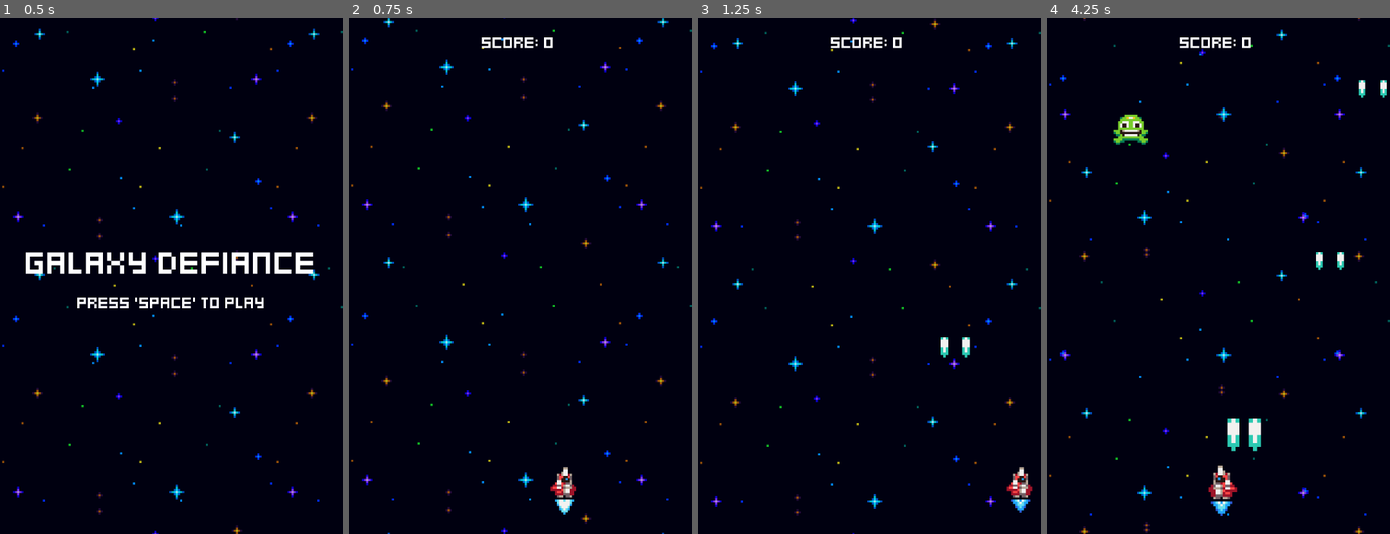
Above: before the commit, frames 1-4 (left to right).
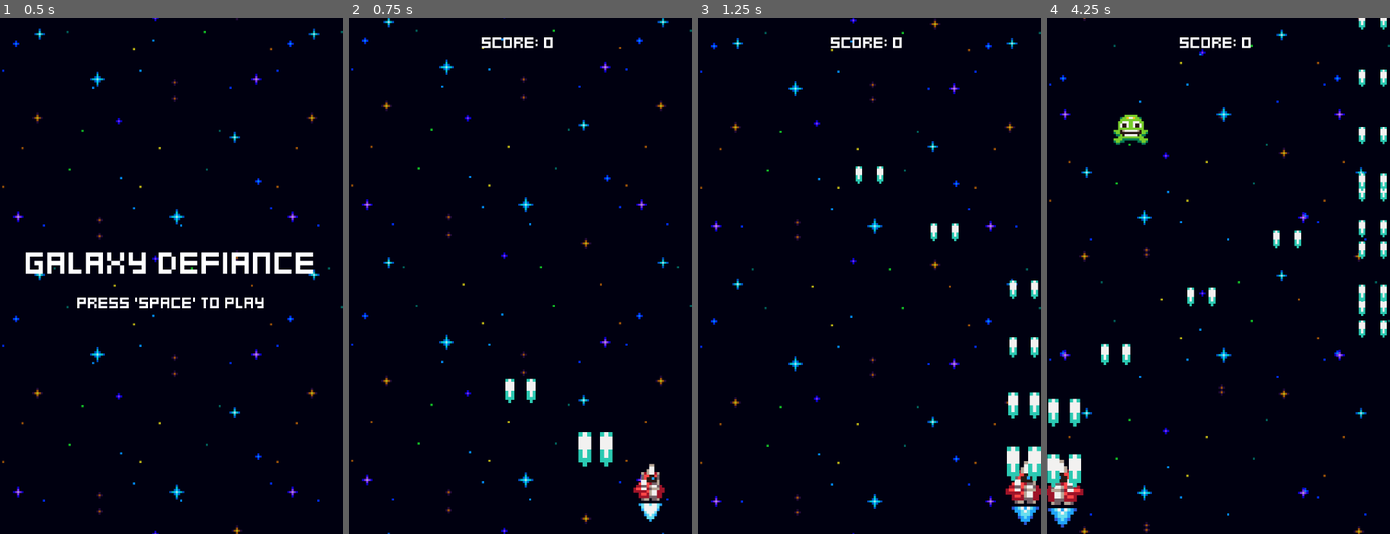
Above: after the commit, the same moments.

Repository: clpanini/ShootEmUps
Game: Godot game, scene res://menus/menu.tscn
The game is run twice, just before and just after one commit, with the same random seed, the same clock (stepped at 60 frames per second) and the same inputs.
Inputs:
- Up to frame 1 (0.5 s): no input
- Up to frame 2 (0.75 s): tap Space at 0.5 s; hold Right (ui_right) from 0.53 s (still down); hold Enter (ui_accept) from 0.53 s (still down)
- Up to frame 3 (1.25 s): keep holding Right (ui_right); keep holding Enter (ui_accept)
- Up to frame 4 (4.25 s): release Right (ui_right) at 1.28 s; release Enter (ui_accept) at 1.28 s; hold Down (ui_down) 1.28-2.03 s; tap Enter (ui_accept) at 1.35, 1.52, 1.82, 2.85, 3.02, 3.32 s; hold Right (ui_right) 2.03-2.78 s; hold Enter (ui_accept) 2.03-2.78 s; hold Up (ui_up) 2.78-3.53 s; hold Left (ui_left) from 3.53 s (still down); hold Enter (ui_accept) from 3.53 s (still down)

Frame 1 is identical in both runs. In frame 2, 1.6% of the frame differs, in the area x 45-93%, y 69-98%; in frame 3, 2.1%; in frame 4, 4.0%, in the area x 0-100%, y 0-99%.

Commit message:
Ship can move around and spawn its own lasers

Diff:
--- a/player_ship/ship.gd
+++ b/player_ship/ship.gd
@@ -1,4 +1,6 @@
 extends Node2D
+
+@export var ship_speed: float = 300.0
 
 @onready var left_gun: Marker2D = $LeftGun
 @onready var right_gun: Marker2D = $RightGun
@@ -9,20 +11,41 @@
 @onready var move_component: MoveComponent = $MoveComponent as MoveComponent
 @onready var flame_animation: AnimatedSprite2D = $Anchor/FlameAnimation
 
-# Called when the node enters the scene tree for the first time.
+
 func _ready() -> void:
-	shoot_rate_timer.timeout.connect(shoot_lasers)
-	pass # Replace with function body.
+	pass
+
+func _process(delta: float) -> void:
+	handle_movement()
+	handle_shooting()
+	animate_the_ship()
+
+
+func handle_movement() -> void:
+	var direction = Vector2.ZERO
+	direction.x = Input.get_axis("ui_left", "ui_right")
+	direction.y = Input.get_axis("ui_up", "ui_down")
+
+	if direction.length() > 0:
+		direction = direction.normalized()
+
+	move_component.velocity = direction * ship_speed
+
+func handle_shooting() -> void:
+
+	if Input.is_action_pressed("ui_accept"):
+
+		if shoot_rate_timer.is_stopped():
+			shoot_lasers()
+			shoot_rate_timer.start()
 
 func shoot_lasers() -> void:
 	spawner_component.spawn(left_gun.global_position)
 	spawner_component.spawn(right_gun.global_position)
 	scale_component.tween_scale()
 
-func _process(delta: float) -> void:
-	animate_the_ship()
+func animate_the_ship() -> void:
 
-func animate_the_ship() -> void:
 	if move_component.velocity.x < 0:
 		animated_sprite_2d.play("move_left")
 		flame_animation.play("move_left")
--- a/player_ship/ship.tscn
+++ b/player_ship/ship.tscn
@@ -163,8 +163,8 @@
 metadata/_custom_type_script = "uid://b6d0cn3rqsa7x"
 
 [node name="ShootRateTimer" type="Timer" parent="."]
-wait_time = 0.4
-autostart = true
+wait_time = 0.1
+one_shot = true
 
 [node name="ScaleComponent" type="Node" parent="." node_paths=PackedStringArray("sprite")]
 script = ExtResource("9_le0bn")
